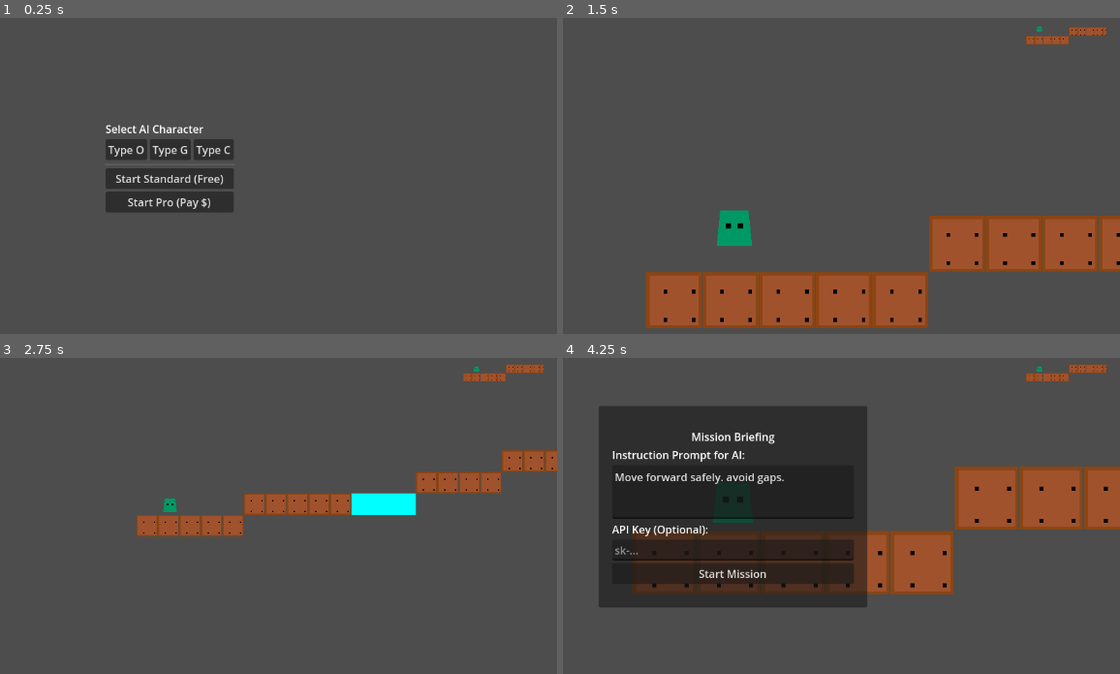
Above: before the commit, frames 1-4 (two rows, left to right).
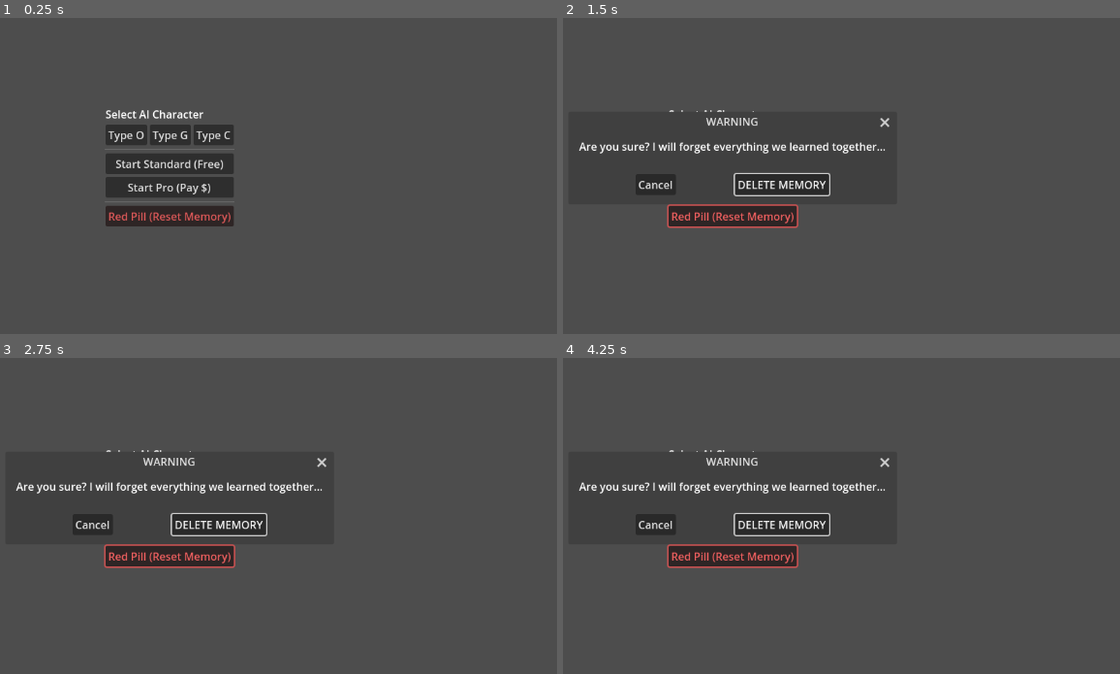
Above: after the commit, the same moments.

Repository: Naoki-kubo64/AI-Action
Game: Godot game, scene res://scenes/main_menu.tscn
The game is run twice, just before and just after one commit, with the same random seed, the same clock (stepped at 60 frames per second) and the same inputs.
Inputs (mouse positions are in pixels of both pictures, inside the frame that each line leads up to):
- Up to frame 1 (0.25 s): no input
- Up to frame 2 (1.5 s): click (730, 217) at 0.5 s, where only the run after the commit has a clickable "Red Pill (Reset Memory)"; click "Start Standard (Free)" at 1.25 s
- Up to frame 3 (2.75 s): click (167, 503) at 2 s, where only the run after the commit has a clickable "Start Standard (Free)"
- Up to frame 4 (4.25 s): click (730, 528) at 2.75 s, where only the run after the commit has a clickable "Start Pro (Pay $)"; click (735, 572) at 3.5 s, where only the run before the commit has a clickable "Start Mission"

The runs differ from the first frame. In frame 1, 4.3% of the frame differs, in the area x 18-43%, y 29-66%; in frame 2, 20%; in frame 3, 9.2%; in frame 4, 35%, in the area x 2-100%, y 2-79%.
Error after the commit: Parse Error: Identifier "text" not declared in the current scope. (res://scripts/services/llm_service.gd:118)

Commit message:
feat: implement long-term memory system with summarization and reset ui

Diff:
--- a/project.godot
+++ b/project.godot
@@ -20,3 +20,4 @@
 
 GameManager="*res://scripts/managers/game_manager.gd"
 LLMService="*res://scripts/services/llm_service.gd"
+MemoryManager="*res://scripts/managers/memory_manager.gd"
--- a/scenes/main_menu.tscn
+++ b/scenes/main_menu.tscn
@@ -56,8 +56,25 @@
 layout_mode = 2
 text = "Start Pro (Pay $)"
 
+[node name="HSeparator2" type="HSeparator" parent="CenterContainer/VBoxContainer"]
+layout_mode = 2
+
+[node name="ResetMemory" type="Button" parent="CenterContainer/VBoxContainer"]
+layout_mode = 2
+text = "Red Pill (Reset Memory)"
+modulate = Color(1, 0.4, 0.4, 1)
+
+[node name="ConfirmationDialog" type="ConfirmationDialog" parent="."]
+title = "WARNING"
+initial_position = 2
+size = Vector2i(400, 100)
+ok_button_text = "DELETE MEMORY"
+dialog_text = "Are you sure? I will forget everything we learned together..."
+
 [connection signal="pressed" from="CenterContainer/VBoxContainer/HBoxContainer/BtnTypeO" to="." method="_on_char_button_pressed" binds= [0]]
 [connection signal="pressed" from="CenterContainer/VBoxContainer/HBoxContainer/BtnTypeG" to="." method="_on_char_button_pressed" binds= [1]]
 [connection signal="pressed" from="CenterContainer/VBoxContainer/HBoxContainer/BtnTypeC" to="." method="_on_char_button_pressed" binds= [2]]
 [connection signal="pressed" from="CenterContainer/VBoxContainer/StartStandard" to="." method="_on_start_standard_pressed"]
 [connection signal="pressed" from="CenterContainer/VBoxContainer/StartPro" to="." method="_on_start_pro_pressed"]
+[connection signal="pressed" from="CenterContainer/VBoxContainer/ResetMemory" to="." method="_on_reset_memory_pressed"]
+[connection signal="confirmed" from="ConfirmationDialog" to="." method="_on_reset_confirmed"]
--- a/scripts/controllers/game_controller.gd
+++ b/scripts/controllers/game_controller.gd
@@ -294,3 +294,5 @@
 func game_over(reason: String):
 	player.execute_action(command_db["STOP"])
 	retry_dialog.show_fail_dialog(reason)
+	# Trigger Memory Update
+	LLMService.request_summarization()
--- /dev/null
+++ b/scripts/managers/memory_manager.gd
@@ -0,0 +1,51 @@
+extends Node
+
+var memory_data: Dictionary = {
+	"player_personality": "",
+	"learned_skills": [],
+	"relationship_level": 0,
+	"last_feedback": ""
+}
+
+const MEMORY_FILE = "user://ai_memory.json"
+
+func _ready():
+	load_memory()
+
+func load_memory():
+	if FileAccess.file_exists(MEMORY_FILE):
+		var file = FileAccess.open(MEMORY_FILE, FileAccess.READ)
+		var text = file.get_as_text()
+		var json = JSON.parse_string(text)
+		if json:
+			memory_data = json
+			print("[MemoryManager] Loaded: ", memory_data)
+		else:
+			print("[MemoryManager] Failed to parse memory file.")
+	else:
+		print("[MemoryManager] No memory file found. Starting fresh.")
+
+func save_memory(new_data: Dictionary = {}):
+	if not new_data.is_empty():
+		memory_data = new_data
+
+	var file = FileAccess.open(MEMORY_FILE, FileAccess.WRITE)
+	var json_string = JSON.stringify(memory_data, "\t")
+	file.store_string(json_string)
+	print("[MemoryManager] Saved: ", json_string)
+
+func reset_memory():
+	memory_data = {
+		"player_personality": "",
+		"learned_skills": [],
+		"relationship_level": 0,
+		"last_feedback": ""
+	}
+
+	if FileAccess.file_exists(MEMORY_FILE):
+		DirAccess.remove_absolute(MEMORY_FILE)
+
+	print("[MemoryManager] Memory Wiped.")
+
+func get_memory_string() -> String:
+	return JSON.stringify(memory_data)
--- a/scripts/services/llm_service.gd
+++ b/scripts/services/llm_service.gd
@@ -30,6 +30,12 @@
 	# 1. Initialize History if empty (add System Prompt)
 	if chat_history.is_empty():
 		var system_prompt = profile.get_combined_system_prompt(is_pro)
+
+		# INJECT MEMORY
+		var memory_json = MemoryManager.get_memory_string()
+		system_prompt += "\n\n[LONG-TERM MEMORY DATA]:\n" + memory_json + "\n"
+		system_prompt += "Act based on this past memory. If 'relationship_level' is high, be more friendly. If 'learned_skills' has entries, try to use them.\n"
+
 		var prompt_instruction = "IMPORTANT: You are controlling a game character. \n"
 		prompt_instruction += "Output a JSON Array of action objects. \n"
 		prompt_instruction += "Format: [{\"action\": \"COMMAND\", \"duration\": 0.5, \"strength\": 1.0}]\n"
@@ -109,7 +115,53 @@
 		# Print body for debugging 404s or 400s
 		print("[LLMService] Error Body: ", body.get_string_from_utf8())
 
+	response_received.emit(text)
 	http_request.queue_free()
+
+func request_summarization():
+	print("[LLMService] Requesting Session Summary...")
+
+	# Create a new, separate HTTP request to avoid conflict with game loop
+	var summarization_request = HTTPRequest.new()
+	add_child(summarization_request)
+	summarization_request.request_completed.connect(_on_summary_completed.bind(summarization_request))
+
+	var api_key = GameManager.api_key
+	var url = "https://generativelanguage.googleapis.com/v1beta/models/gemini-2.0-flash:generateContent?key=" + api_key
+
+	# Construct Summary Prompt
+	var current_memory = MemoryManager.get_memory_string()
+	var session_log = JSON.stringify(chat_history)
+	var prompt = "Here is the current Long-Term Memory: " + current_memory + "\n"
+	prompt += "Here is the Session Chat Log: " + session_log + "\n"
+	prompt += "TASK: Analyze the session. Update the memory JSON based on the user's feedback, new skills learned, and relationship changes.\n"
+	prompt += "Output ONLY the updated JSON object. Keep the same structure: {player_personality, learned_skills, relationship_level, last_feedback}."
+
+	var body = JSON.stringify({
+		"contents": [{
+			"parts": [{"text": prompt}]
+		}]
+	})
+
+	summarization_request.request(url, ["Content-Type: application/json"], HTTPClient.METHOD_POST, body)
+
+func _on_summary_completed(result, response_code, headers, body, request_node):
+	if response_code == 200:
+		var json = JSON.parse_string(body.get_string_from_utf8())
+		if json and json.has("candidates"):
+			var content = json["candidates"][0]["content"]["parts"][0]["text"]
+			# Clean markdown
+			content = content.replace("```json", "").replace("```", "").strip_edges()
+			var new_memory = JSON.parse_string(content)
+			if new_memory:
+				MemoryManager.save_memory(new_memory)
+				print("[LLMService] Memory Updated: ", new_memory)
+			else:
+				print("[LLMService] Failed to parse summary JSON: ", content)
+	else:
+		print("[LLMService] Summary Request Failed: ", response_code)
+
+	request_node.queue_free()
 
 func _mock_request(profile, is_pro, input):
 	print("[LLMService] Mocking response...")
--- a/scripts/ui/character_select_ui.gd
+++ b/scripts/ui/character_select_ui.gd
@@ -36,7 +36,11 @@
 	GameManager.start_game(characters[selected_index], false)
 
 func _on_start_pro_pressed():
-	if characters.is_empty(): return
-	# ここで課金処理を入れる想定
-	print("Processing Payment for Pro Mode...")
+	if selected_index == -1: return
 	GameManager.start_game(characters[selected_index], true)
+
+func _on_reset_memory_pressed():
+	$ConfirmationDialog.popup_centered()
+
+func _on_reset_confirmed():
+	MemoryManager.reset_memory()
